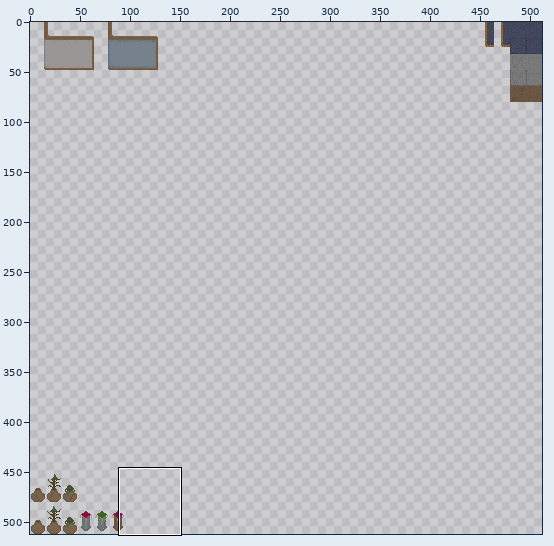
Two states of a sprite sheet, atlas/environment.png. Above: a wide view before the commit, with the close-up outlined.
Close-up. As it was:
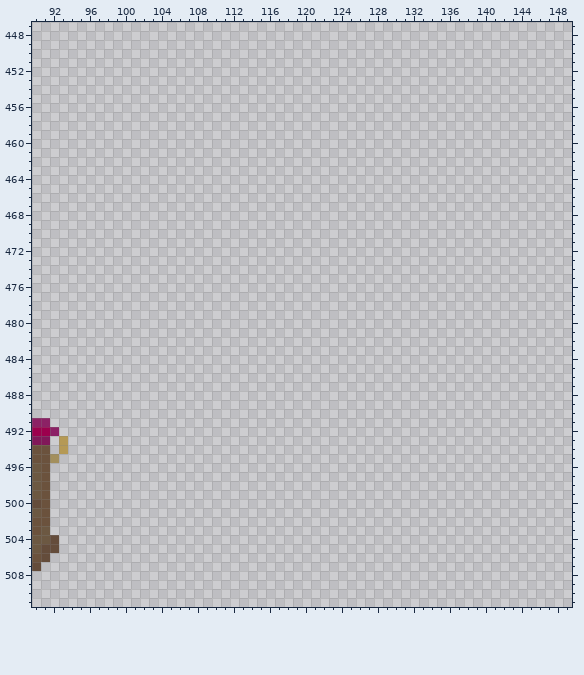
The file is 512x512 pixels. Colours within 5 levels of each other are drawn and written as one. Shown: x 90..149, y 447..511. The commit also changed other parts of the picture, which this record leaves out.
Now the later version:
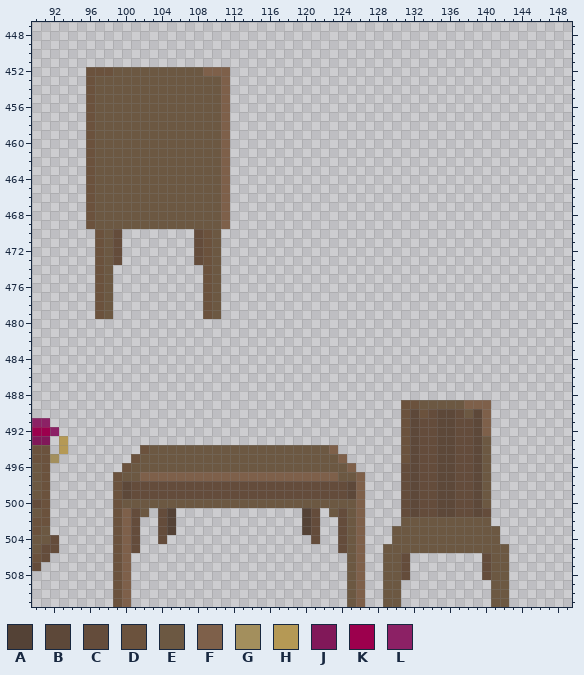
Palette (. is transparent): A #544236  B #5d4839  C #644c3b  D #6b523d  E #6c5842  F #7e604a  G #a38f5d  H #b59955  J #811859  K #9c004d  L #8c2165
The edit:
@@ x 94..113 @@
 451 ....................
-452 ....................
-453 ....................
-454 ....................
-455 ....................
-456 ....................
-457 ....................
-458 ....................
-459 ....................
-460 ....................
-461 ....................
-462 ....................
-463 ....................
-464 ....................
-465 ....................
-466 ....................
-467 ....................
-468 ....................
-469 ....................
-470 ....................
-471 ....................
-472 ....................
-473 ....................
-474 ....................
-475 ....................
-476 ....................
-477 ....................
-478 ....................
-479 ....................
+452 ..DDDEEEEEEEEEEFFF..
+453 ..DEEEEEEEEEEEEEEF..
+454 ..DEEEEEEEEEEEEEEF..
+455 ..DEEEEEEEEEEEEEEF..
+456 ..DEEEEEEEEEEEEEEF..
+457 ..DEEEEEEEEEEEEEEF..
+458 ..DEEEEEEEEEEEEEEF..
+459 ..DEEEEEEEEEEEEEEF..
+460 ..DEEEEEEEEEEEEEEF..
+461 ..DEEEEEEEEEEEEEEF..
+462 ..DEEEEEEEEEEEEEEF..
+463 ..DEEEEEEEEEEEEEEF..
+464 ..DEEEEEEEEEEEEEEF..
+465 ..DEEEEEEEEEEEEEEF..
+466 ..DEEEEEEEEEEEEEEF..
+467 ..DEEEEEEEEEEEEEEF..
+468 ..DEEEEEEEEEEEEEEF..
+469 ..DEEEEEEEEEEEEEEF..
+470 ...DEC........CDE...
+471 ...DEC........CDE...
+472 ...DEC........CDE...
+473 ...DEC........CDE...
+474 ...DE..........DE...
+475 ...DE..........DE...
+476 ...DE..........DE...
+477 ...DE..........DE...
+478 ...DE..........DE...
+479 ...DE..........DE...
 480 ....................
@@ x 90..149 @@
 488 ............................................................
-489 ............................................................
-490 ............................................................
-491 LL..........................................................
-492 KKL.........................................................
-493 JJ.H........................................................
-494 DD.H........................................................
-495 DDG.........................................................
-496 ED..........................................................
-497 ED..........................................................
-498 ED..........................................................
-499 ED..........................................................
-500 CD..........................................................
-501 ED..........................................................
-502 DD..........................................................
-503 DE..........................................................
-504 EEC.........................................................
-505 ECC.........................................................
-506 DC..........................................................
-507 C...........................................................
-508 ............................................................
-509 ............................................................
-510 ............................................................
-511 ............................................................
+489 .........................................DDEEEEEFFF.........
+490 .........................................DBDCBBCEBF.........
+491 LL.......................................DBCCBBCCBF.........
+492 KKL......................................DBCCBBCCBF.........
+493 JJ.H.....................................DBCCBBCCBE.........
+494 DD.H........DEEEEEEEEEEEEEEEEEEEEF.......DBCCBBCCBE.........
+495 DDG........DEEEEEEEEEEEEEEEEEEEEEEF......DBCCBBCCBE.........
+496 ED........DEEEEEEEEEEEEEEEEEEEEEEEEF.....CBCCBBCCBE.........
+497 ED.......DEEFFFFFFFFFFFFFFFFFFFFFFEEF....CBCCBBCCBE.........
+498 ED.......DBCCCCCCCCCCCCCCCCCCCCCCCCBF....CBCCBBCCBE.........
+499 ED.......DBCCCCCCCCCCCCCCCCCCCCCCCCBF....CBCCBBCCBE.........
+500 CD.......DEEEEEEEEEEEEEEEEEEEEEEEEEEF....CBCCBBCCBE.........
+501 ED.......DFCE.CA..............AC.ECEF....CBCCBBCCBC.........
+502 DD.......DFC..CA..............AC..CEF....EEEEEEEEEE.........
+503 DE.......DFC..CA..............AC..CEF...EEEEEEEEEEEE........
+504 EEC......DFC..C................C..CEF...EEEEEEEEEEEE........
+505 ECC......DFC......................CEF..EEEEEEEEEEEEEE.......
+506 DC.......DF........................EF..EEC........CEE.......
+507 C........DF........................EF..EEC........CEE.......
+508 .........DF........................EF..EEC........CEE.......
+509 .........DF........................EF..EE..........EE.......
+510 .........DF........................EF..EE..........EE.......
+511 .........DF........................EF..EE..........EE.......
Where, in picture pixels (left, top, right, bottom), the same in both close-ups:
added: (86, 67, 230, 319)
added: (113, 400, 509, 607)
